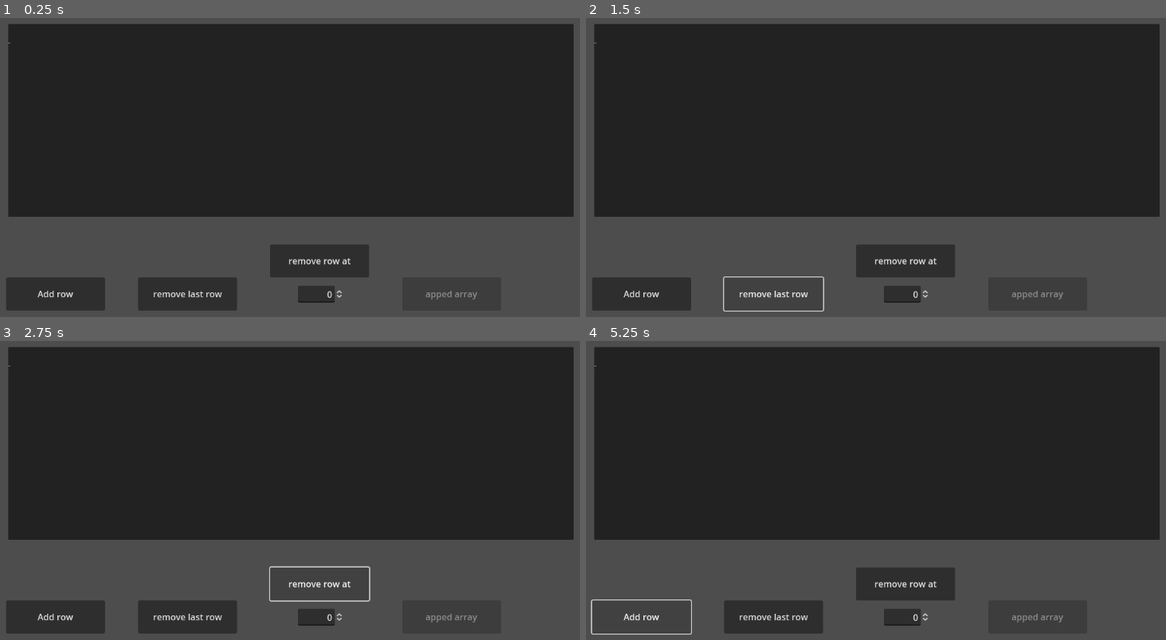
Above: before the commit, frames 1-4 (two rows, left to right).
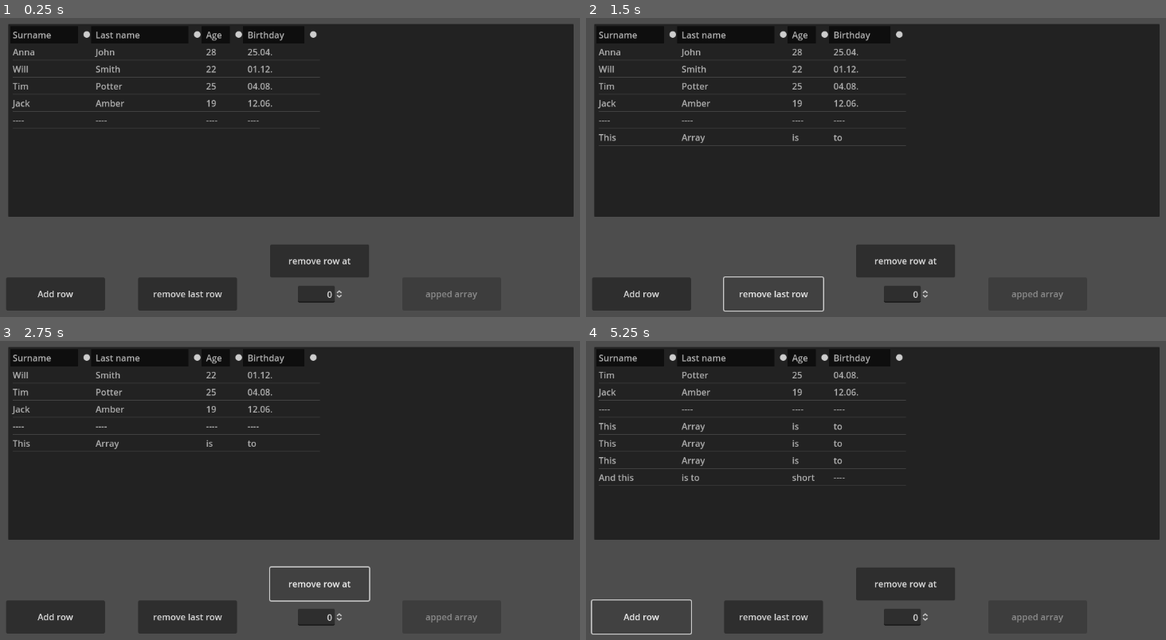
Above: after the commit, the same moments.

Repository: EinRainerZufall/godot_tree_table
Game: Godot game, scene res://demo_scene.tscn
The game is run twice, just before and just after one commit, with the same random seed, the same clock (stepped at 60 frames per second) and the same inputs.
Inputs:
- Up to frame 1 (0.25 s): no input
- Up to frame 2 (1.5 s): click "Add row" at 0.5 s; click "remove last row" at 1.25 s
- Up to frame 3 (2.75 s): click "remove row at" at 2 s
- Up to frame 4 (5.25 s): click "Add row" at 2.75 s; click "remove last row" at 3.5 s; click "remove row at" at 4.25 s; click "Add row" at 5 s

The runs differ from the first frame. In frame 1, 1.3% of the frame differs, in the area x 1-56%, y 4-35%; in frame 2, 1.5%; in frame 3, 1.2%; in frame 4, 1.6%, in the area x 1-56%, y 4-47%.

Commit message:
Update demo_scene.tscn

Diff:
--- a/demo_scene.tscn
+++ b/demo_scene.tscn
@@ -23,11 +23,11 @@
 grow_horizontal = 2
 script = ExtResource("1_e8dit")
 header_row = Array[String](["Surname", "Last name", "Age", "Birthday"])
-header_width = Array[int]([0, 0, 0, 0])
-table = Array[Array]([["Anna", "John", "28", "25.04."], ["Wil", "Smith", "22", "01.12."], ["Tim", "Potter", "25", "04.08."], ["Jack", "Amber", "19", "12.06."], ["----", "----", "----", "----"]])
+header_width = Array[int]([150, 200, 75, -1])
+table = Array[Array]([["Anna", "John", "28", "25.04."], ["Will", "Smith", "22", "01.12."], ["Tim", "Potter", "25", "04.08."], ["Jack", "Amber", "19", "12.06."], ["----", "----", "----", "----"]])
 table_select_mode = 0
 table_allow_reselect = true
-header_color_normal = Color(0.772979, 0.348714, 0.464799, 1)
+header_color_normal = Color(0.0562916, 0.0562916, 0.0562916, 1)
 
 [node name="add_btn" type="Button" parent="."]
 layout_mode = 0
